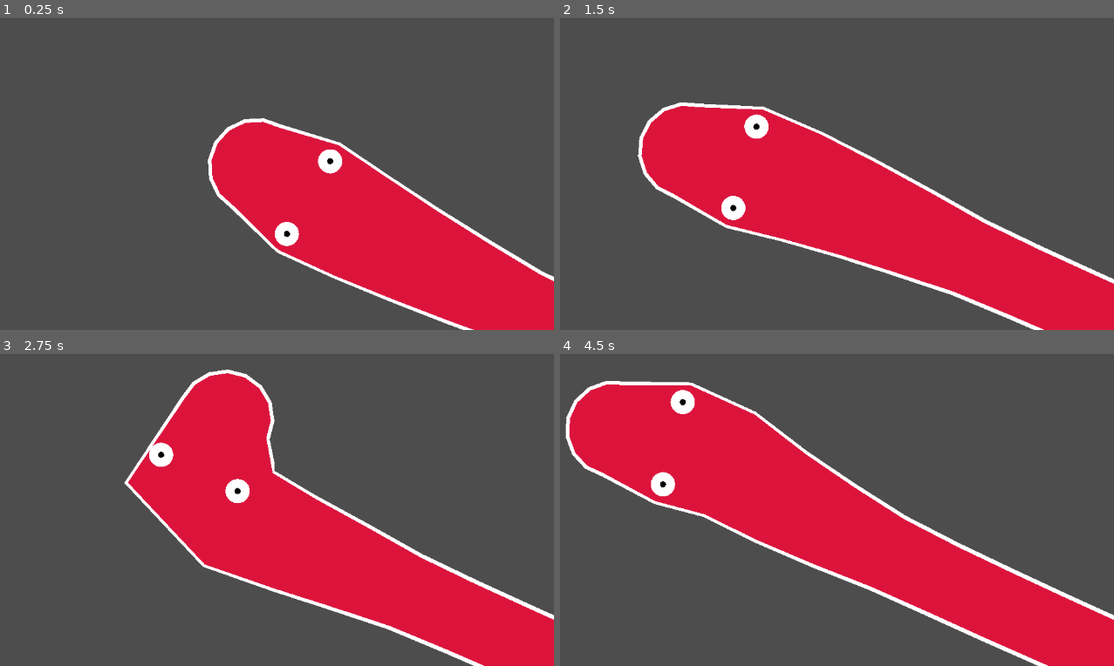
Above: before the commit, frames 1-4 (two rows, left to right).
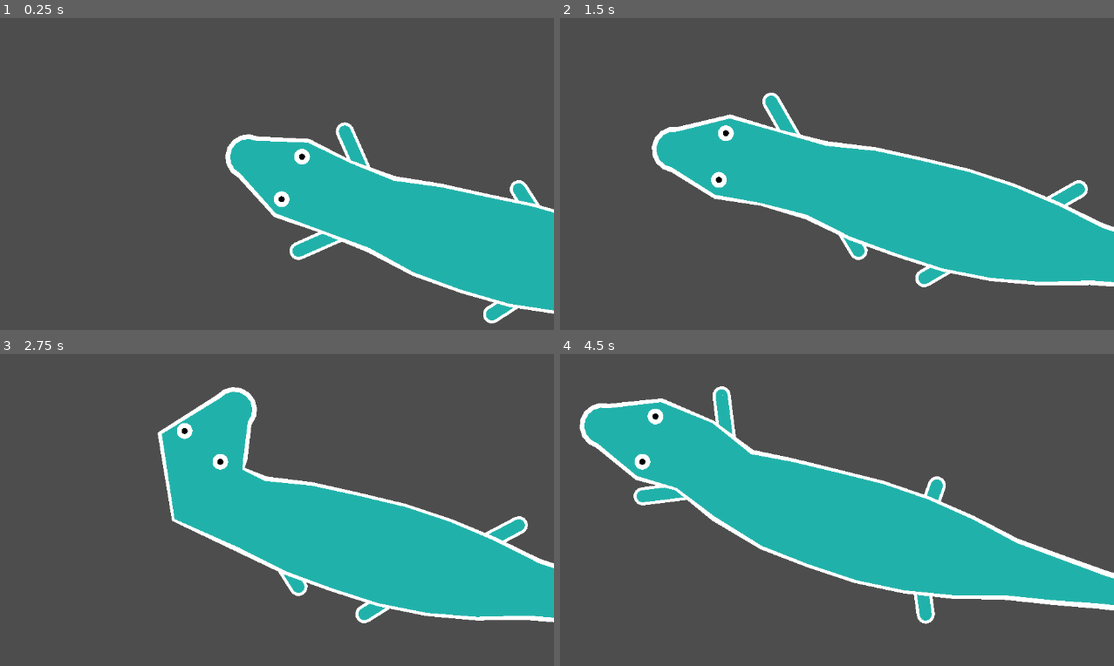
Above: after the commit, the same moments.

Repository: lucasbiancogs/procedural_animation
Game: Godot game, scene res://procedural_animation.tscn
Two runs of this game, one before a commit and one after it. Both use one fixed random seed, a clock stepped at 60 frames per second and the inputs below.
Inputs (mouse positions are in pixels of both pictures, inside the frame that each line leads up to):
- Up to frame 1 (0.25 s): no input
- Up to frame 2 (1.5 s): tap Enter at 0.5 s; move the mouse to (920, 114) at 0.52 s; click (920, 114) at 0.67 s; tap Space at 0.77, 1.25 s; move the mouse to (626, 155) at 1.27 s; click (626, 155) at 1.42 s
- Up to frame 3 (2.75 s): tap Space at 1.52 s; tap Enter at 2 s; move the mouse to (277, 385) at 2.02 s; click (277, 385) at 2.17 s
- Up to frame 4 (4.5 s): tap Space at 2.75, 3.02, 3.77, 4.25 s; move the mouse to (731, 547) at 2.77 s; click (731, 547) at 2.92 s; tap Enter at 3.5 s; move the mouse to (975, 528) at 3.52 s; click (975, 528) at 3.67 s; move the mouse to (outside the picture) at 4.27 s; click (outside the picture) at 4.42 s

The runs differ from the first frame. In frame 1, 26% of the frame differs, in the area x 37-100%, y 32-100%; in frame 2, 34%; in frame 3, 34%; in frame 4, 37%, in the area x 0-100%, y 8-100%.

Commit message:
Implements lizard legs

Diff:
--- a/animal.gd
+++ b/animal.gd
@@ -7,6 +7,8 @@
 var joint_distance: int
 var eye_index: int
 var color: Color
+var has_legs: bool
+var has_fin: bool
 var food_position
 var stroke_size = 10
 var should_draw_joints = false
@@ -14,21 +16,42 @@
 
 var line: Line2D
 var stroke: Line2D
-var eyes: Array
+var eyes: Array[Eyes]
+var legs: Array[Legs]
+# var fin: Array[Fin] No implementation yet
 
 func _ready():
 	_setup_joints()
-	_setup_stroke()
-	_setup_line()
+
+	if has_legs:
+		_setup_legs()
+
+	if has_fin:
+		_setup_side_fin()
+
+	_setup_body_stroke()
+	_setup_body()
 	_setup_eyes()
 	_setup_pupil()
+	if has_fin:
+		_setup_upper_fin()
+
 	_setup_visibility()
+
 
 func _process(_delta):
 	_draw_eyes()
 	_draw_pupil()
 	_draw_line()
 	_draw_stroke()
+
+	_move_animal()
+
+	if has_legs:
+		_move_legs()
+
+	if has_fin:
+		_move_fin()
 
 func _input(event):
 	if event is InputEventKey:
@@ -37,6 +60,24 @@
 					should_draw_body = !event.pressed
 					_setup_visibility()
 
+func _move_animal():
+	joints[0].position = get_global_mouse_position()
+
+func _move_legs():
+	for i in legs.size():
+		var leg = legs[i]
+		var joint = joints[leg.joint_index]
+		leg.shoulder_position = joint.position
+		var dist = leg.shoulder_position.distance_to(leg.paw_position)
+
+		if abs(dist) > leg.joint_distance * 15:
+			if i % 2 == 0:
+				leg.paw_position = (joint.get_top_left().normalized() * leg.joint_distance * 15) + joint.position
+			else:
+				leg.paw_position = (joint.get_top_right().normalized() * leg.joint_distance * 15) + joint.position
+
+func _move_fin():
+	print('No implementation yet')
 
 func _draw_line():
 	line.points = _points()
@@ -85,6 +126,8 @@
 		eye.visible = should_draw_body
 	for joint in joints:
 		joint.should_draw = should_draw_joints
+	for leg in legs:
+		leg.should_draw_joints = should_draw_joints
 
 func _setup_eyes():
 	var left_eye = Eyes.new()
@@ -120,7 +163,7 @@
 	eyes.append(left_pupil)
 	eyes.append(right_pupil)
 
-func _setup_line():
+func _setup_body():
 	line = Line2D.new()
 	line.default_color = color
 	line.begin_cap_mode = Line2D.LINE_CAP_ROUND
@@ -130,7 +173,7 @@
 
 	add_child(line)
 
-func _setup_stroke():
+func _setup_body_stroke():
 	stroke = Line2D.new()
 	stroke.default_color = Color.WHITE
 	stroke.begin_cap_mode = Line2D.LINE_CAP_ROUND
@@ -152,11 +195,11 @@
 
 func _setup_joints():
 	var first_joint = Joint.new()
-	first_joint.should_move = true
+	first_joint.anchor = true
 	first_joint.should_draw = should_draw_joints
 	first_joint.joint_distance = joint_distance
 	first_joint.radius = joints_radius[0]
-	first_joint.position = Vector2(1500, 1000)
+	first_joint.position = get_viewport_rect().size / 2
 
 	joints.append(first_joint)
 
@@ -164,7 +207,7 @@
 
 	for i in joints_radius.size():
 		var new_joint = Joint.new()
-		new_joint.should_move = false
+		new_joint.anchor = false
 		new_joint.should_draw = should_draw_joints
 		new_joint.radius = joints_radius[i]
 		new_joint.joint_distance = joint_distance
@@ -177,3 +220,45 @@
 
 	for joint in joints:
 		add_child(joint)
+
+func _setup_side_fin():
+	print('No implementation yet')
+
+func _setup_upper_fin():
+	print('No implementation yet')
+
+func _setup_legs():
+	var leg_1 = Legs.new()
+	leg_1.joint_index = 4
+	leg_1.shoulder_position = joints[leg_1.joint_index].position
+	leg_1.paw_position = joints[leg_1.joint_index].get_left() + joints[leg_1.joint_index].position
+
+
+	legs.append(leg_1)
+
+	var leg_2 = Legs.new()
+	leg_2.joint_index = 4
+	leg_2.shoulder_position = joints[leg_2.joint_index].position
+	leg_2.paw_position = joints[leg_2.joint_index].get_right() + joints[leg_2.joint_index].position
+
+	legs.append(leg_2)
+
+	var leg_3 = Legs.new()
+	leg_3.joint_index = 8
+	leg_3.shoulder_position = joints[leg_3.joint_index].position
+	leg_3.paw_position = joints[leg_3.joint_index].get_left() + joints[leg_3.joint_index].position
+
+
+	legs.append(leg_3)
+
+	var leg_4 = Legs.new()
+	leg_4.joint_index = 8
+	leg_4.shoulder_position = joints[leg_4.joint_index].position
+	leg_4.paw_position = joints[leg_4.joint_index].get_right() + joints[leg_4.joint_index].position
+
+	legs.append(leg_4)
+
+	for leg in legs:
+		leg.color = color
+		leg.stroke_size = stroke_size
+		add_child(leg)
--- a/joint.gd
+++ b/joint.gd
@@ -6,28 +6,50 @@
 		should_draw = value
 		queue_redraw()
 
-var should_move = false
 var radius: int
 var joint_distance: int
+var anchor: bool
 
 var previous_joint: Joint
+var next_joint: Joint
 
 func _process(_delta):
-	if should_move:
-		position = get_global_mouse_position()
-	else:
+	if !anchor:
 		_follow_chain()
 
 func _follow_chain():
-	var previous_normal = _previous_joint_direction().normalized()
+	if previous_joint != null:
+		var previous_direction = (position - previous_joint.position).normalized()
+		position = previous_joint.position + (previous_direction * joint_distance)
 
-	position = previous_joint.position + (previous_normal * joint_distance)
+	if next_joint != null:
+		var next_direction = (next_joint.position - position).normalized()
+		var target_position = next_joint.position - (next_direction * joint_distance)
+		position = position.lerp(target_position, 0.5)
 
 func get_left_eye(eye_radius: float) -> Vector2:
 	return (_get_point(PI / 2).normalized() * (radius - eye_radius)) + position
 
 func get_right_eye(eye_radius: float) -> Vector2:
 	return (_get_point(3 * PI / 2).normalized() * (radius - eye_radius)) + position
+
+func get_right() -> Vector2:
+	return _get_point(-PI / 2)
+
+func get_top_right() -> Vector2:
+	return _get_point(-3 * PI / 4)
+
+func get_bottom_right() -> Vector2:
+	return _get_point(-PI / 4)
+
+func get_left() -> Vector2:
+	return _get_point(PI / 2)
+
+func get_top_left() -> Vector2:
+	return _get_point(3 * PI / 4)
+
+func get_bottom_left() -> Vector2:
+	return _get_point(PI / 4)
 
 func get_point(rad) -> Vector2:
 	return _get_point(rad) + position
@@ -36,7 +58,13 @@
 	var pos_a = previous_joint.position
 	var pos_b = position
 
-	return pos_a - pos_b if should_move else pos_b - pos_a
+	return pos_b - pos_a
+
+func _next_joint_direction() -> Vector2:
+	var pos_a = next_joint.position
+	var pos_b = position
+
+	return pos_b - pos_a
 
 func _get_point(rad) -> Vector2:
 	return Vector2(radius * cos(rad + _previous_joint_direction().angle()), radius * sin(rad + _previous_joint_direction().angle()))
--- /dev/null
+++ b/legs.gd
@@ -0,0 +1,110 @@
+class_name Legs
+extends Node2D
+
+var shoulder_position: Vector2
+var paw_position: Vector2
+var joint_index: int
+var color: Color
+var stroke_size: int
+var joints_radius = [10, 10, 10]
+var joint_distance = 10
+var stretch_ratio = 4
+var joints = []
+var line: Line2D
+var stroke: Line2D
+var should_draw_joints: bool = true:
+	set(value):
+		should_draw_joints = value
+		_setup_visibility()
+
+func _ready():
+	_setup_joints()
+	_setup_body_stroke()
+	_setup_body()
+
+func _process(_delta):
+	_move_legs()
+	_draw_line()
+	_draw_stroke()
+
+func _move_legs():
+	joints[0].position = shoulder_position
+	joints[2].position = paw_position
+
+func _draw_line():
+	line.points = _points()
+
+func _draw_stroke():
+	stroke.points = _points()
+
+func _points() -> Array:
+	var points = []
+
+	for i in joints.size():
+		points.append(joints[i].position)
+
+	points.remove_at(0)
+
+	return points
+
+func _setup_body():
+	line = Line2D.new()
+	line.default_color = color
+	line.begin_cap_mode = Line2D.LINE_CAP_ROUND
+	line.end_cap_mode = Line2D.LINE_CAP_ROUND
+	line.width = joints_radius.max() * 2
+
+	add_child(line)
+
+func _setup_body_stroke():
+	stroke = Line2D.new()
+	stroke.default_color = Color.WHITE
+	stroke.begin_cap_mode = Line2D.LINE_CAP_ROUND
+	stroke.end_cap_mode = Line2D.LINE_CAP_ROUND
+	stroke.width = (joints_radius.max() * 2) + stroke_size
+
+	add_child(stroke)
+
+func _setup_joints():
+	var shoulder = Joint.new()
+	shoulder.anchor = true
+	shoulder.should_draw = should_draw_joints
+	shoulder.joint_distance = joint_distance
+	shoulder.radius = joints_radius[0]
+	shoulder.position = shoulder_position
+
+	joints.append(shoulder)
+
+	joints_radius.remove_at(0)
+
+	var elbow = Joint.new()
+	elbow.anchor = false
+	elbow.should_draw = should_draw_joints
+	elbow.radius = joints_radius[0]
+	elbow.joint_distance = joint_distance
+	elbow.position = joints[0].position + Vector2(joints_radius[0], 0)
+	elbow.previous_joint = joints[0]
+
+	joints.append(elbow)
+
+	var paw = Joint.new()
+	paw.anchor = true
+	paw.should_draw = should_draw_joints
+	paw.radius = joints_radius[1]
+	paw.joint_distance = joint_distance
+	paw.position = paw_position
+	paw.previous_joint = joints[1]
+
+	joints.append(paw)
+
+	joints[0].next_joint = elbow
+	joints[1].next_joint = paw
+
+	for joint in joints:
+		add_child(joint)
+
+func _setup_visibility():
+	line.visible = !should_draw_joints
+	stroke.visible = !should_draw_joints
+	for joint in joints:
+		joint.should_draw = should_draw_joints
--- a/procedural_animation.gd
+++ b/procedural_animation.gd
@@ -4,25 +4,31 @@
 
 var animals = [
 	{
+		'name': 'lizard',
+		'joints_radius': [0, 30, 62, 68, 50, 70, 78, 81, 84, 74, 60, 38, 33, 20, 16, 14, 12, 12],
+		'joint_distance': 80,
+		'eye_index': 2,
+		'color': Color.LIGHT_SEA_GREEN,
+		'has_legs': true,
+		'has_fin': false
+	},
+	{
 		'name': 'snake',
 		'joints_radius': [0, 75, 100, 100, 90, 80, 70, 60, 59, 58, 57, 56, 55, 54, 53, 52, 51, 50, 49, 48, 47, 46, 44, 42, 40, 40, 40, 40, 40, 40, 38, 38],
 		'joint_distance': 100,
 		'eye_index': 2,
 		'color': Color.CRIMSON,
+		'has_legs': false,
+		'has_fin': false
 	},
 	{
 		'name': 'fish',
 		'joints_radius': [0, 73, 89, 92, 90, 88, 82, 69, 65, 56, 43, 39, 37, 24, 20],
-		'joint_distance': 75,
+		'joint_distance': 60,
 		'eye_index': 2,
 		'color': Color.CORNFLOWER_BLUE,
-	},
-	{
-		'name': 'lizard',
-		'joints_radius': [0, 62, 68, 50, 70, 78, 81, 84, 74, 60, 38, 33, 20, 16, 14, 12, 12],
-		'joint_distance': 80,
-		'eye_index': 1,
-		'color': Color.LIGHT_SEA_GREEN,
+		'has_legs': false,
+		'has_fin': true
 	},
 ]
 
@@ -45,6 +51,8 @@
 	_current_animal.joint_distance = animals[_current_animal_index]['joint_distance']
 	_current_animal.color = animals[_current_animal_index]['color']
 	_current_animal.eye_index = animals[_current_animal_index]['eye_index']
+	_current_animal.has_legs = animals[_current_animal_index]['has_legs']
+	_current_animal.has_fin = animals[_current_animal_index]['has_fin']
 	add_child(_current_animal)
 
 func _setup_egg_timer():
--- a/smooth.gd
+++ /dev/null
@@ -1,36 +0,0 @@
-@tool
-class_name SmoothPath
-extends Path2D
-
-var spline_length: float = 100
-
-func straighten(value):
-	if not value: return
-	for i in curve.get_point_count():
-		curve.set_point_in(i, Vector2())
-		curve.set_point_out(i, Vector2())
-
-func smooth(value):
-	if not value: return
-
-	var point_count = curve.get_point_count()
-	for i in point_count:
-		var spline = _get_spline(i)
-		curve.set_point_in(i, -spline)
-		curve.set_point_out(i, spline)
-
-func _get_spline(i):
-	var last_point = _get_point(i - 1)
-	var next_point = _get_point(i + 1)
-	var spline = last_point.direction_to(next_point) * spline_length
-	return spline
-
-func _get_point(i):
-	var point_count = curve.get_point_count()
-	i = wrapi(i, 0, point_count - 1)
-	return curve.get_point_position(i)
-
-func _draw():
-	var points = curve.get_baked_points()
-	if points:
-		draw_polyline(points, Color.RED, 8, true)
